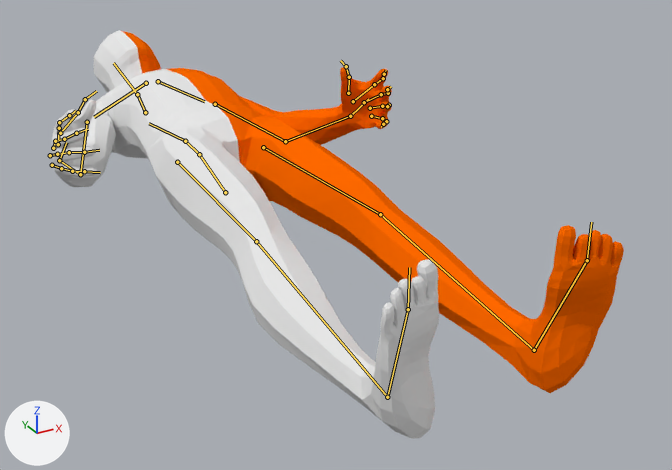
Before and after pictures for a commit that changed the Blender file models/human.blend.
The view is the same before and after, from a 50 mm camera at (-0.758, -0.91, 0.693) aimed at (0.153, 0.746, -0.135). Every picture has the same lights, and +X, +Y and +Z are marked at lower left. Both versions are drawn at frame 30 of the action 'arms-stand'; the numbers are the values there. The bones that bend it are drawn over the model as lines.

Objects in the first picture: 'head', 'legs', 'torso'.
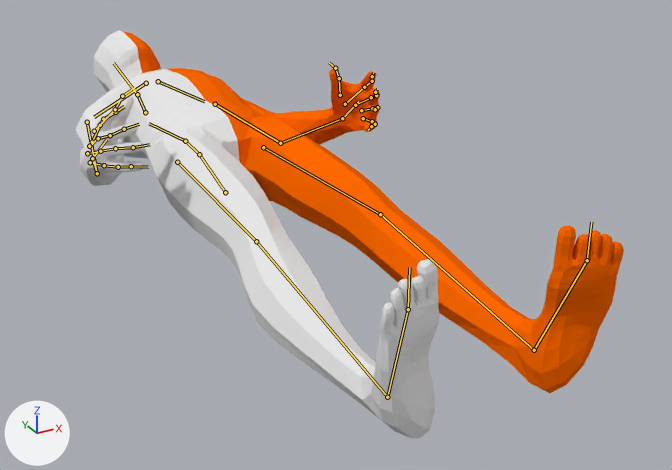
What differs and where, as boxes [x1, y1, x2, y2] in the pictures (672 x 470 px):
'torso', posed (10% narrower)
    before: [52, 67, 392, 187]
    after: [75, 68, 380, 186]
bone 'upper_arm.L', root to tip
    before: (215, 104) to (285, 141)
    after: (215, 104) to (280, 143)
bone 'upper_arm.R', root to tip
    before: (87, 122) to (80, 174)
    after: (87, 122) to (97, 173)

Edits to the bpy script that builds the scene:
```text
Change bone_upper_arm_l:
    where bone_upper_arm_l = bpy.data.objects['basemesh_male_rig'].pose.bones['upper_arm.L']  # child of 'shoulder.L'
    bone_upper_arm_l.rotation_quaternion: (0.971, -0.017, 0.032, -0.235) -> (0.964, -0.019, 0.035, -0.259)  # degrees (-3, 3, -27) -> degrees (-3, 3, -30)
Change bone_upper_arm_r:
    where bone_upper_arm_r = bpy.data.objects['basemesh_male_rig'].pose.bones['upper_arm.R']  # child of 'shoulder.R'
    bone_upper_arm_r.rotation_quaternion: (0.978, -0.015, -0.028, 0.204) -> (0.963, -0.019, -0.036, 0.264)  # degrees (-2, -3, 24) -> degrees (-3, -3, 31)
```
